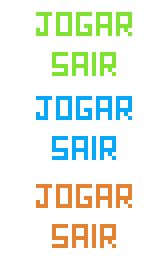
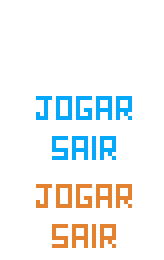
Layered file, before and after one edit (w=164, h=260). Changes by layer:
painted on "T1" over [36, 12, 132, 36]
painted on "T3" over [52, 52, 116, 76]
